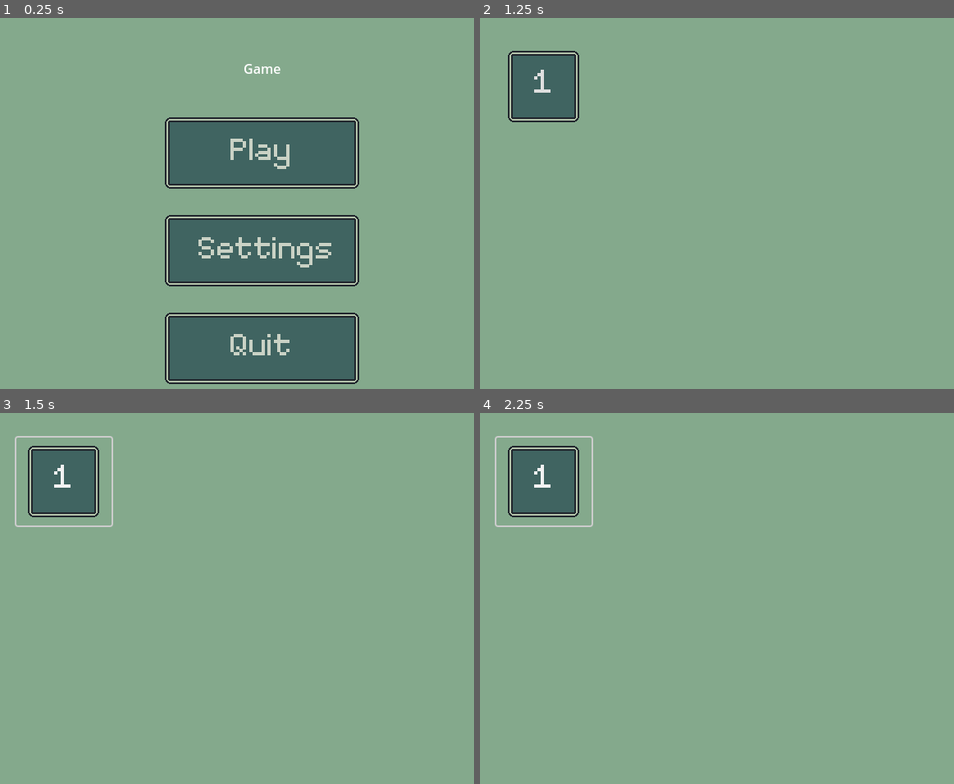
Above: before the commit, frames 1-4 (two rows, left to right).
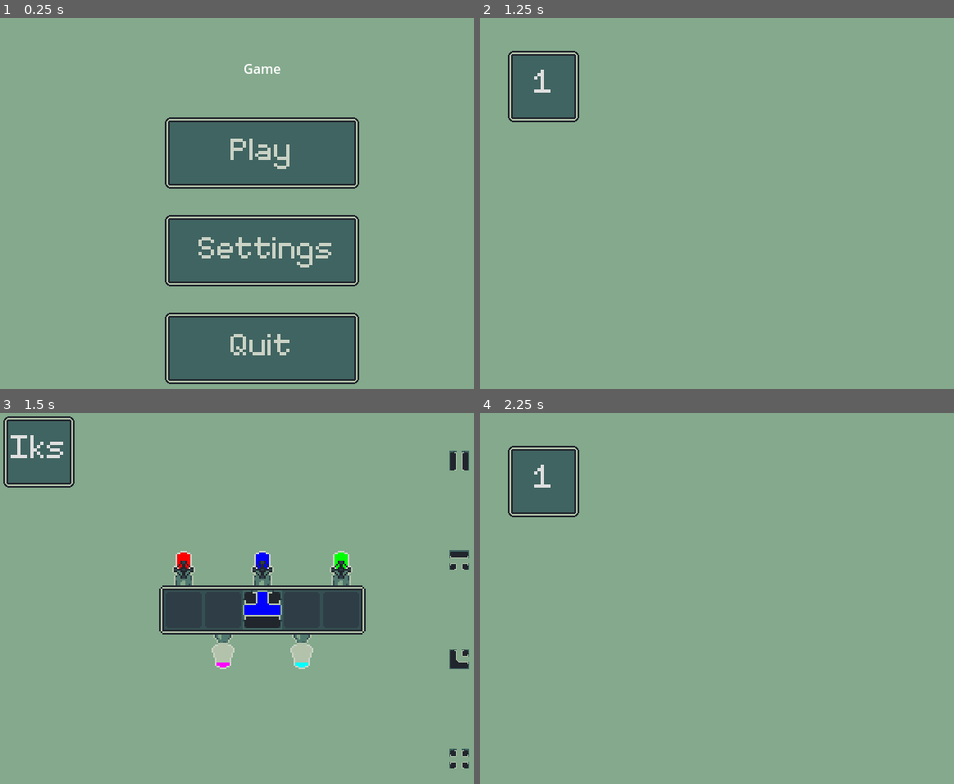
Above: after the commit, the same moments.

Repository: feargrinn/spacejam2024
Game: Godot game, scene res://node_2d.tscn
The game is run twice, just before and just after one commit, with the same random seed, the same clock (stepped at 60 frames per second) and the same inputs.
Inputs (mouse positions are in pixels of both pictures, inside the frame that each line leads up to):
- Up to frame 1 (0.25 s): no input
- Up to frame 2 (1.25 s): click (740, 151) at 0.5 s
- Up to frame 3 (1.5 s): click "1" at 1.25 s
- Up to frame 4 (2.25 s): click (517, 453) at 2 s, where only the run after the commit has a clickable "Iks"

Frames 1-2 are identical in both runs. In frame 3, 12% of the frame differs, in the area x 0-99%, y 0-96%; in frame 4, 0.3%.

Commit message:
repeair level select

Diff:
--- a/game.tscn
+++ b/game.tscn
@@ -476,11 +476,26 @@
 offset_right = 452.0
 offset_bottom = 327.0
 
-[connection signal="pressed" from="LeverPicker/Rows/Columns/Level" to="." method="_on_level_pressed" binds= [1]]
-[connection signal="pressed" from="LeverPicker/Rows/Columns/Level2" to="." method="_on_level_pressed" binds= [2]]
-[connection signal="pressed" from="LeverPicker/Rows/Columns/Level3" to="." method="_on_level_pressed" binds= [3]]
-[connection signal="pressed" from="LeverPicker/Rows/Columns/Level4" to="." method="_on_level_pressed" binds= [4]]
-[connection signal="pressed" from="LeverPicker/Rows/Columns/Level5" to="." method="_on_level_pressed" binds= [5]]
+[connection signal="pressed" from="LeverPicker/Rows/Columns/MarginContainer/Level" to="." method="_on_level_pressed" binds= [1]]
+[connection signal="pressed" from="LeverPicker/Rows/Columns/MarginContainer2/Level" to="." method="_on_level_pressed" binds= [2]]
+[connection signal="pressed" from="LeverPicker/Rows/Columns/MarginContainer3/Level" to="." method="_on_level_pressed" binds= [3]]
+[connection signal="pressed" from="LeverPicker/Rows/Columns/MarginContainer4/Level" to="." method="_on_level_pressed" binds= [4]]
+[connection signal="pressed" from="LeverPicker/Rows/Columns/MarginContainer5/Level" to="." method="_on_level_pressed" binds= [5]]
+[connection signal="pressed" from="LeverPicker/Rows/Columns2/MarginContainer/Level" to="." method="_on_level_pressed" binds= [1]]
+[connection signal="pressed" from="LeverPicker/Rows/Columns2/MarginContainer2/Level" to="." method="_on_level_pressed" binds= [2]]
+[connection signal="pressed" from="LeverPicker/Rows/Columns2/MarginContainer3/Level" to="." method="_on_level_pressed" binds= [3]]
+[connection signal="pressed" from="LeverPicker/Rows/Columns2/MarginContainer4/Level" to="." method="_on_level_pressed" binds= [4]]
+[connection signal="pressed" from="LeverPicker/Rows/Columns2/MarginContainer5/Level" to="." method="_on_level_pressed" binds= [5]]
+[connection signal="pressed" from="LeverPicker/Rows/Columns3/MarginContainer/Level" to="." method="_on_level_pressed" binds= [1]]
+[connection signal="pressed" from="LeverPicker/Rows/Columns3/MarginContainer2/Level" to="." method="_on_level_pressed" binds= [2]]
+[connection signal="pressed" from="LeverPicker/Rows/Columns3/MarginContainer3/Level" to="." method="_on_level_pressed" binds= [3]]
+[connection signal="pressed" from="LeverPicker/Rows/Columns3/MarginContainer4/Level" to="." method="_on_level_pressed" binds= [4]]
+[connection signal="pressed" from="LeverPicker/Rows/Columns3/MarginContainer5/Level" to="." method="_on_level_pressed" binds= [5]]
+[connection signal="pressed" from="LeverPicker/Rows/Columns4/MarginContainer/Level" to="." method="_on_level_pressed" binds= [1]]
+[connection signal="pressed" from="LeverPicker/Rows/Columns4/MarginContainer2/Level" to="." method="_on_level_pressed" binds= [2]]
+[connection signal="pressed" from="LeverPicker/Rows/Columns4/MarginContainer3/Level" to="." method="_on_level_pressed" binds= [3]]
+[connection signal="pressed" from="LeverPicker/Rows/Columns4/MarginContainer4/Level" to="." method="_on_level_pressed" binds= [4]]
+[connection signal="pressed" from="LeverPicker/Rows/Columns4/MarginContainer5/Level" to="." method="_on_level_pressed" binds= [5]]
 [connection signal="pressed" from="ExitLevel" to="." method="_on_exit_level_pressed"]
 [connection signal="mouse_entered" from="TilePicker/VBoxContainer/TextureRect" to="TilePicker" method="_on_mouse_entered_tile" binds= [1]]
 [connection signal="mouse_exited" from="TilePicker/VBoxContainer/TextureRect" to="TilePicker" method="_on_i_mouse_exited"]
Not shown: 1 places in node_2d.tscn that only renumber resources
